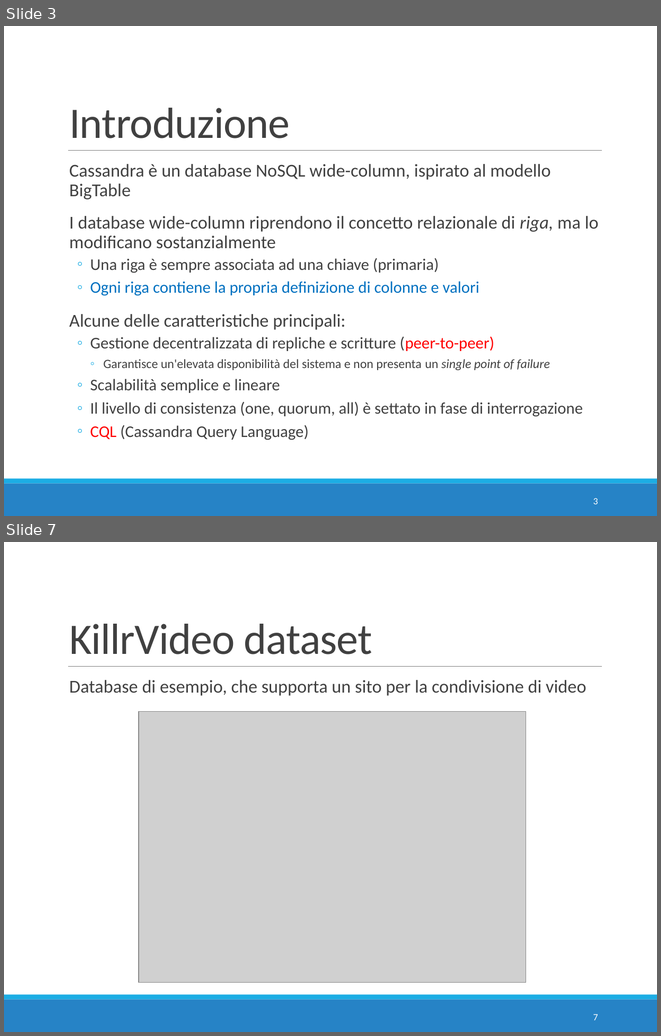
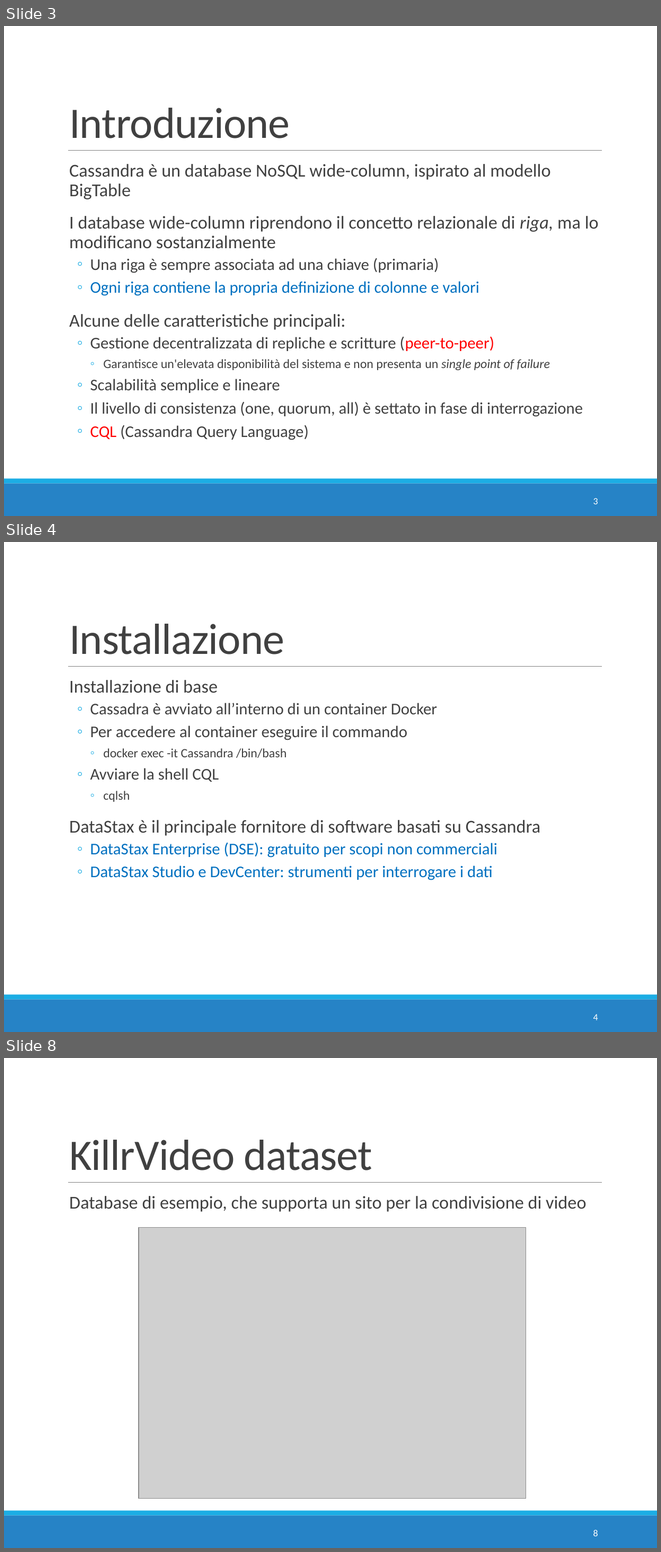
Before and after one commit to w4bo/teaching-nosql, a slide deck: slides/02 - E2 - Cassandra Intro.pptx. Shown one above the other, each under a label of ours: slides 3 and 7 before the commit, slides 3, 4 and 8 after it; the slides between them are not shown. The pictures are 661x1036 and 661x1552 pixels, drawn with LibreOffice and Linux fonts; fonts in the diff are those of the drawing; grey boxes stand for pictures. Boxes give left, top, right and bottom in pixels: in the first picture for what was removed or moved away, otherwise in the second. Text is boxed around its words. In the diff, an @@ line names an element or a change of style, - is before the commit and + after.

```diff
--- a/slides/02 - E2 - Cassandra Intro.pptx
+++ b/slides/02 - E2 - Cassandra Intro.pptx
@@ slide 4 added at <box>4,542,657,1032</box>, background #FFFFFF; not listed: 3 template elements that a slide beside it also shows @@
@@ title added at <box>69,624,284,654</box>, 48 pt, text #404040 @@
+Installazione
@@ text added at <box>69,680,540,880</box>, 18 pt, text #404040 @@
+  Installazione di base
+  ◦ Cassadra è avviato all’interno di un container Docker
+  ◦ Per accedere al container eseguire il commando
+    ◦ docker exec -it Cassandra /bin/bash
+  ◦ Avviare la shell CQL
+    ◦ cqlsh
+  DataStax è il principale fornitore di software basati su Cassandra
+  ◦ DataStax Enterprise (DSE): gratuito per scopi non commerciali
+  ◦ DataStax Studio e DevCenter: strumenti per interrogare i dati
@@ page number added at <box>593,1014,598,1020</box>, 10.5 pt, text #FFFFFF @@
+4
@@ what was slide 7 is now slide 8 @@
@@ page number at <box>593,1530,598,1536</box>: text changed @@
-7
+8
```
Also in this commit, not shown: 4 slides changed.
